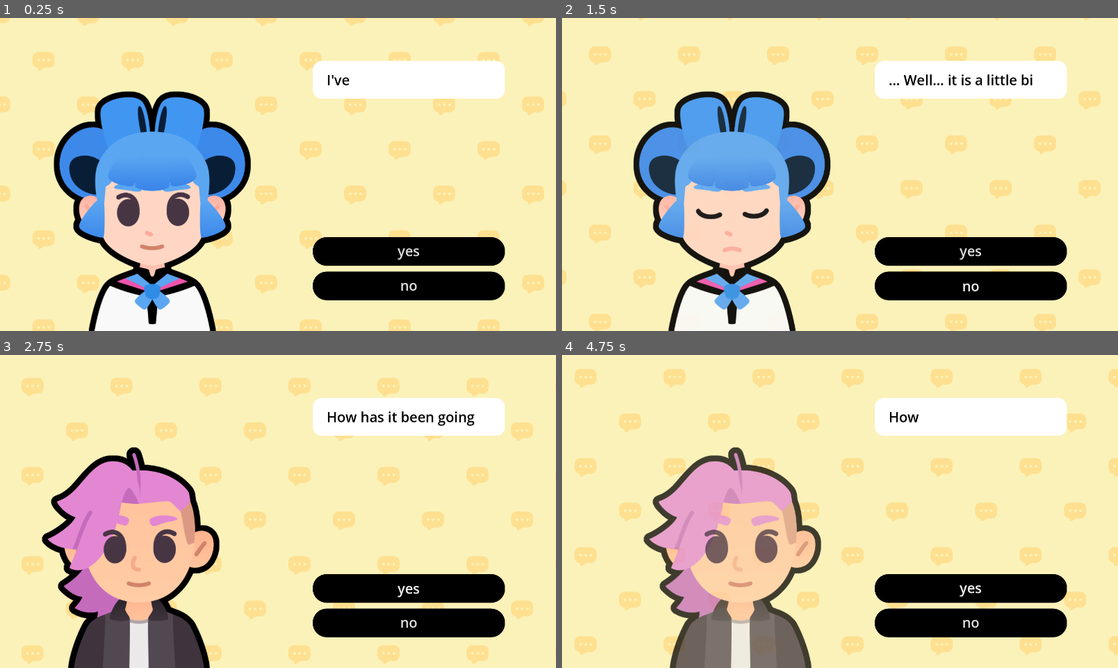
Above: before the commit, frames 1-4 (two rows, left to right).
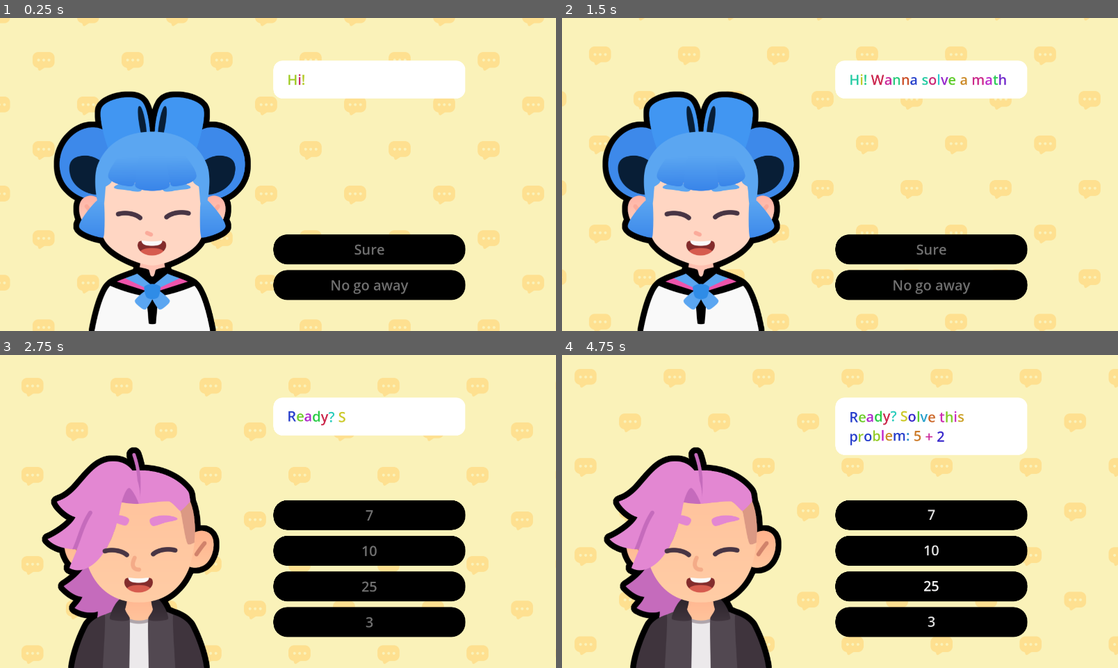
Above: after the commit, the same moments.

Repository: rxsiebearr/2d-Gamedev-Course
Game: Godot game, scene res://lessons/dialogue.tscn
Two runs of this game, one before a commit and one after it. Both use one fixed random seed, a clock stepped at 60 frames per second and the inputs below. The project has no main scene, so this scene is started directly. Sound files missing from this copy of the repository are replaced by a short silence.
Inputs (mouse positions are in pixels of both pictures, inside the frame that each line leads up to):
- Up to frame 1 (0.25 s): no input
- Up to frame 2 (1.5 s): click (973, 252) at 0.5 s, where only the run before the commit has a clickable "yes"; click (973, 287) at 1.25 s, where only the run before the commit has a clickable "no"
- Up to frame 3 (2.75 s): click (411, 589) at 2 s, where only the run before the commit has a clickable "yes"
- Up to frame 4 (4.75 s): click (973, 589) at 2.75 s, where only the run before the commit has a clickable "yes"; tap Enter at 3.5 s; move the mouse to (962, 495) at 3.52 s; tap Z at 3.6, 4.35 s; click (962, 495) at 3.67 s; tap Space at 3.77, 4.52 s; move the mouse to (728, 527) at 4.27 s; click (728, 527) at 4.42 s

The runs differ from the first frame. In frame 1, 6.4% of the frame differs, in the area x 20-91%, y 13-91%; in frame 2, 22%; in frame 3, 13%; in frame 4, 33%, in the area x 7-91%, y 13-100%.

Commit message:
L4 Dialogue

Diff:
--- a/M08.start_a_dialog_workbook/lessons/dialogue.gd
+++ b/M08.start_a_dialog_workbook/lessons/dialogue.gd
@@ -16,41 +16,86 @@
 ## - text: a [code]String[/code] containing the text the character says
 ## - character: a [code]Texture[/code] representing the character
 var dialogue_items: Array[Dictionary] = [
-	{
-		"expression": expressions["regular"],
-		"text": "I've been learning about [wave]Arrays and Dictionaries[/wave]",
-		"character": bodies["sophia"]
+{
+	"expression": expressions["happy"],
+	"text": "[rainbow val = 0.8]Hi! Wanna solve a math problem?[/rainbow]",
+	"character": bodies["sophia"],
+	"choices": {
+		"Sure": 1,
+		"No go away": 2,
 	},
-	{
-		"expression": expressions["regular"],
-		"text": "How has it been going?",
-		"character": bodies["pink"]
+},
+{
+	"expression": expressions["happy"],
+	"text": "[wave][rainbow val = 0.8]Ready? Solve this problem: 5 + 2[/rainbow][/wave]",
+	"character": bodies["pink"],
+	"choices": {
+		"7": 4,
+		"10": 3,
+		"25": 3,
+		"3": 3,
 	},
-	{
-		"expression": expressions["sad"],
-		"text": "... Well... it is a little bit [shake]complicated[/shake]!",
-		"character": bodies["sophia"]
+},
+{
+	"expression": expressions["regular"],
+	"text": "[tornado freq = 1.0]Too bad! You're doing it anyways![/tornado]",
+	"character": bodies["sophia"],
+	"choices": {
+		"Fine": 1,
+		":(": 1,
 	},
-	{
-		"expression": expressions["sad"],
-		"text": "Oh!",
-		"character": bodies["pink"]
+},
+{
+	"expression": expressions["regular"],
+	"text": "[shake]That's not right ( ◡̀_◡́) [/shake]",
+	"character": bodies["pink"],
+	"choices": {
+		"oh potatoes :( REDEMPTION!!! (⸝⸝⸝╸▵╺⸝⸝⸝) ": 7,
 	},
-	{
-		"expression": expressions["regular"],
-		"text": "I believe in you!",
-		"character": bodies["pink"]
+},
+{
+	"expression": expressions["happy"],
+	"text": "[b][rainbow val = 0.8]Correct! ദ്ദി ˉ͈̀꒳ˉ͈́ )✧ [/rainbow][/b]",
+	"character": bodies["sophia"],
+	"choices": {
+		"YAYAY next problem please ₍₍ (̨̡⸝⸝´꒳`⸝⸝)̧̢ ₎₎ ": 5,
 	},
-	{
-		"expression": expressions["happy"],
-		"text": "If you stick to it, you'll eventually make it!",
-		"character": bodies["pink"]
-	},
-	{
-		"expression": expressions["happy"],
-		"text": "That's it! Let's [tornado freq=3.0][rainbow val=1.0]GOOOOOO!!![/rainbow][/tornado]",
-		"character": bodies["sophia"]
-	}
+},
+{
+	"expression": expressions["happy"],
+	"text": "[b][rainbow val = 0.8][i]LALALALA[/i][/rainbow][/b]",
+	"character": bodies["pink"],
+},
+{
+	"expression": expressions["regular"],
+	"text": "[wave]Elmos World! (Elmos World)[/wave]",
+	"character": bodies["sophia"],
+},
+{
+	"expression": expressions["sad"],
+	"text": "[color=FF8C00]Elmo loves his goldfish![/color]",
+	"character": bodies["pink"],
+},
+{
+	"expression": expressions["happy"],
+	"text": "[color=FF0000]His crayon too![/color]",
+	"character": bodies["sophia"],
+},
+{
+	"expression": expressions["regular"],
+	"text": "[rainbow val = 0.8]...[/rainbow]",
+	"character": bodies["sophia"]
+},
+{
+	"expression": expressions["happy"],
+	"text": "[color=FF69B4]And that's Elmo's World!![/color]",
+	"character": bodies["pink"],
+},
+{
+	"expression": expressions["happy"],
+	"text": "[b][color=00BFFF]YEAH![/color][b]",
+	"character": bodies["sophia"],
+}
 ]
 
 ## UI element that shows the texts
@@ -66,10 +111,6 @@
 
 func _ready() -> void:
 	show_text(0)
-	create_buttons({
-		"yes": 1,
-		"no": 2,
-	})
 
 func create_buttons(choices_data: Dictionary) -> void:
 	for button in action_buttons_v_box_container.get_children():
@@ -79,7 +120,10 @@
 			action_buttons_v_box_container.add_child(button)
 			button.text = choice_text
 			var target_line_idx: int = choices_data[choice_text]
-			button.pressed.connect(show_text.bind(target_line_idx))
+			if target_line_idx == -1:
+				button.pressed.connect(get_tree().quit)
+			else:
+				button.pressed.connect(show_text.bind(target_line_idx))
 ## Draws the current text to the rich text element
 func show_text(current_item_index: int) -> void:
 	# We retrieve the current item from the array
@@ -90,7 +134,7 @@
 	rich_text_label.text = current_item["text"]
 	expression_texture_rect.texture = current_item["expression"]
 	body.texture = current_item["character"]
-
+	create_buttons(current_item["choices"])
 	# We set the initial visible ratio to the text to 0, so we can change it in the tween
 	rich_text_label.visible_ratio = 0.0
 	# We create a tween that will draw the text
@@ -114,7 +158,12 @@
 
 	# We animate the character sliding in.
 	slide_in()
-
+	for button: Button in action_buttons_v_box_container.get_children():
+		button.disabled = true
+	tween.finished.connect(func() -> void:
+		for button: Button in action_buttons_v_box_container.get_children():
+			button.disabled = false
+	)
 ## Animates the character when they start talking
 func slide_in() -> void:
 	var slide_tween := create_tween()
--- a/M08.start_a_dialog_workbook/lessons/dialogue.tscn
+++ b/M08.start_a_dialog_workbook/lessons/dialogue.tscn
@@ -63,13 +63,13 @@
 clip_contents = true
 layout_mode = 1
 anchors_preset = -1
-anchor_left = 0.75
+anchor_left = 0.665
 anchor_right = 1.0
 anchor_bottom = 1.0
-offset_left = -360.0
-offset_top = 148.0
-offset_right = -176.0
-offset_bottom = -106.0
+offset_left = -332.8
+offset_top = 147.0
+offset_right = -312.0
+offset_bottom = -107.0
 mouse_filter = 0
 
 [node name="RichTextLabel" type="RichTextLabel" parent="VBoxContainer"]
